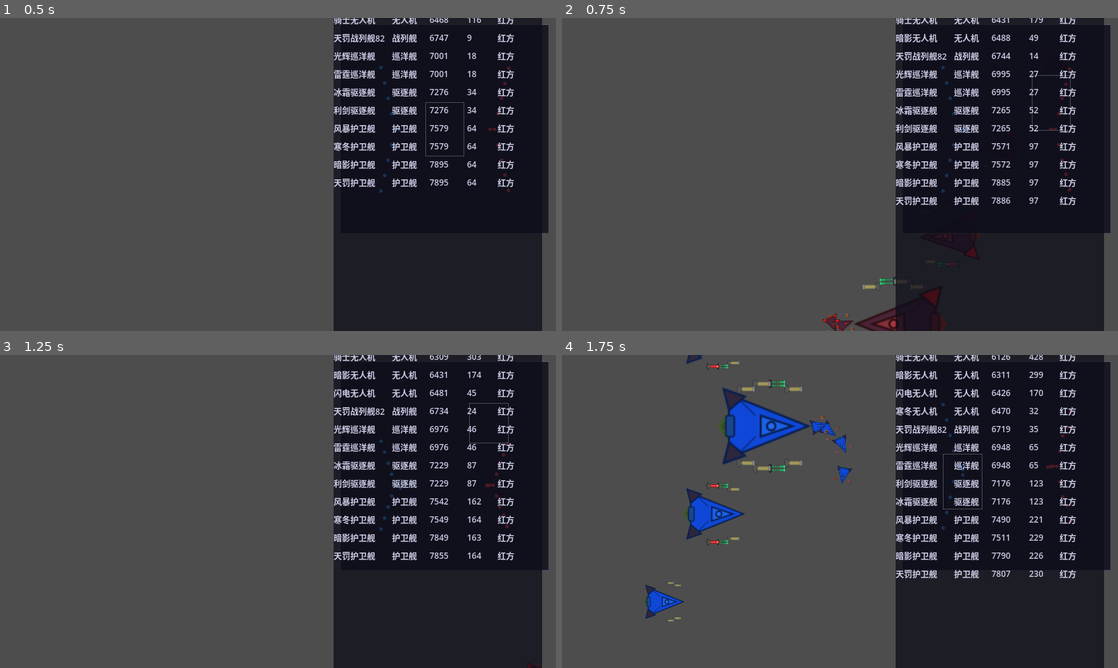
Above: before the commit, frames 1-4 (two rows, left to right).
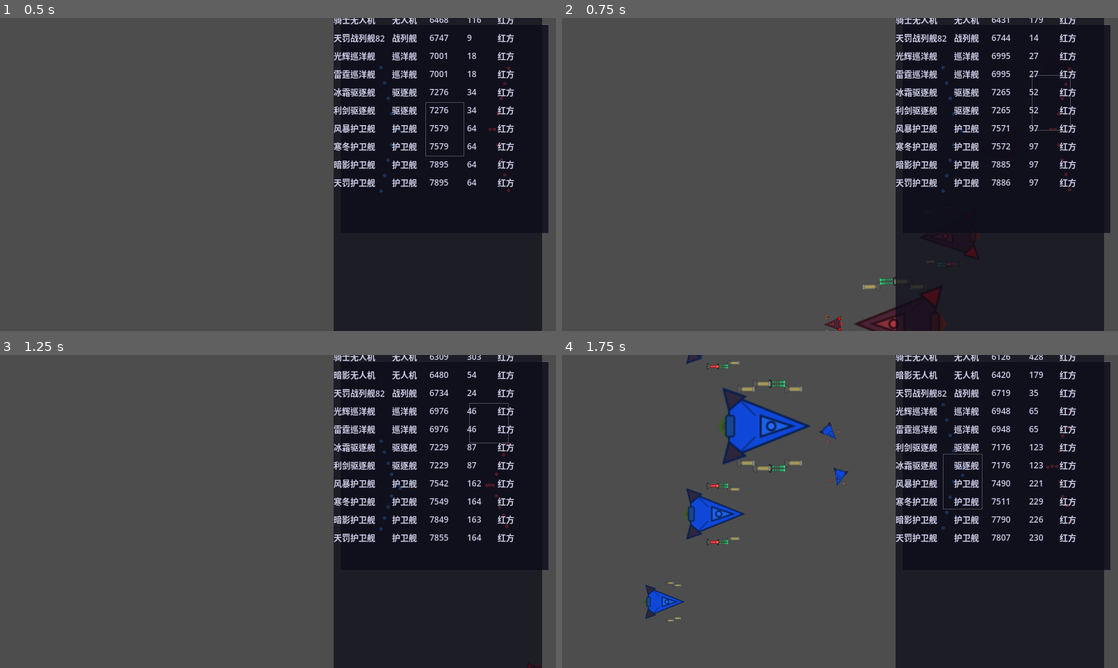
Above: after the commit, the same moments.

Repository: ZhanXuzhao/SpaceRTS
Game: Godot game, scene res://scenes/main.tscn
Same seed, same stepped clock (60 frames per second), same inputs: the game is played once before the commit and once after it.
Inputs (mouse positions are in pixels of both pictures, inside the frame that each line leads up to):
- Up to frame 1 (0.5 s): no input
- Up to frame 2 (0.75 s): click (1001, 21) at 0.52 s
- Up to frame 3 (1.25 s): no input
- Up to frame 4 (1.75 s): tap Enter at 1.25 s; move the mouse to (962, 495) at 1.27 s; hold W from 1.28 s (still down); tap R at 1.35 s; click (962, 495) at 1.42 s

Frame 1 is identical in both runs. In frame 2, 1.8% of the frame differs, in the area x 46-93%, y 5-100%; in frame 3, 1.7%; in frame 4, 3.0%, in the area x 44-93%, y 5-72%.

Commit message:
修复：红船出生朝向用-PI避免转圈；无人机出生朝向与母舰一致，间隔改为1秒

Diff:
--- a/scripts/main.gd
+++ b/scripts/main.gd
@@ -909,7 +909,7 @@
 	var wing_down = backward.rotated(-half_angle)   # 下翼（向后+向下）
 
 	# 出生朝向与 V 字尖端一致
-	var v_rotation = 0.0 if forward > 0 else PI
+	var v_rotation = 0.0 if forward > 0 else -PI
 
 	# 计算每种船型的尺寸倍率
 	var class_size: Dictionary = {}  # ShipClass → size_mult
--- a/scripts/unit_movement.gd
+++ b/scripts/unit_movement.gd
@@ -91,7 +91,7 @@
 		unit.drone_launch_timer -= delta
 		if unit.drone_launch_timer <= 0:
 			_launch_drone(unit)
-			unit.drone_launch_timer = 0.5
+			unit.drone_launch_timer = 1.0
 
 static func _launch_drone(unit) -> void:
 	var drone_scene = load("res://scenes/unit.tscn")
@@ -103,6 +103,7 @@
 	var spawn_dir = Vector2.RIGHT.rotated(unit._body.rotation)
 	d.global_position = unit.global_position + spawn_dir * 50.0 * unit._size_mult
 	unit.get_parent().add_child(d)
+	d._body.rotation = unit._body.rotation
 	unit.all_units.append(d)
 
 	var i := 0
